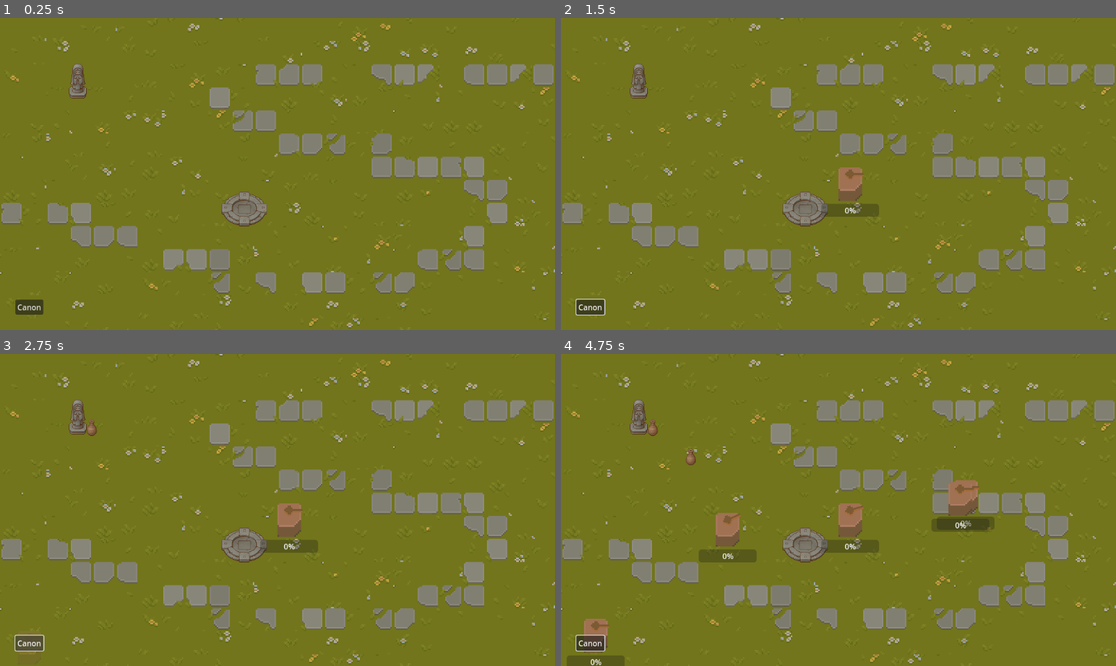
Above: before the commit, frames 1-4 (two rows, left to right).
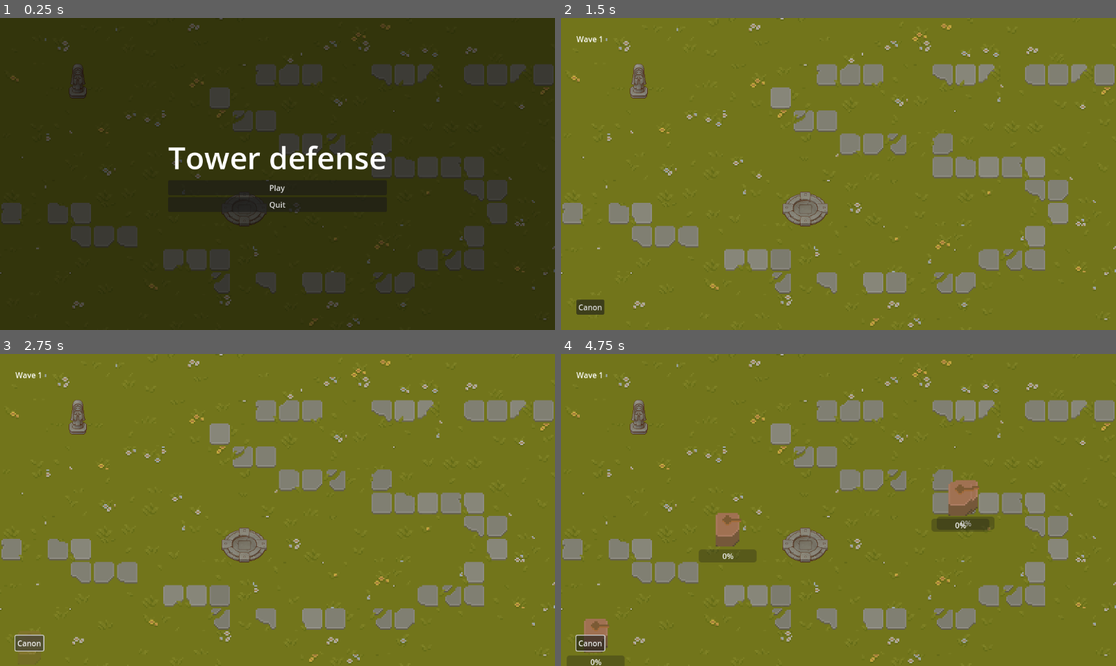
Above: after the commit, the same moments.

Repository: Kinsteen/tower-defense
Game: Godot game, scene res://Main.tscn
Two runs of this game, one before a commit and one after it. Both use one fixed random seed, a clock stepped at 60 frames per second and the inputs below.
Inputs (mouse positions are in pixels of both pictures, inside the frame that each line leads up to):
- Up to frame 1 (0.25 s): no input
- Up to frame 2 (1.5 s): click (588, 308) at 0.5 s, where only the run before the commit has a clickable "Canon"; click (838, 186) at 1.25 s, where only the run after the commit has a clickable "Play"
- Up to frame 3 (2.75 s): click "Canon" at 2 s
- Up to frame 4 (4.75 s): click "Canon" at 2.75 s; tap Enter at 3.5 s; move the mouse to (960, 494) at 3.52 s; hold Shift 3.53-4.25 s; click (960, 494) at 3.67 s; tap Space at 4.25 s; drag from (727, 525) to (683, 450) at 4.27 s

The runs differ from the first frame. In frame 1, 100% of the frame differs, in the area x 0-100%, y 0-100%; in frame 2, 0.9%; in frame 3, 1.0%; in frame 4, 1.1%.

Commit message:
Add very simple and dirty main menu screen

Diff:
--- /dev/null
+++ b/Main.gd
@@ -0,0 +1,37 @@
+extends Node
+
+@onready var ingame_menu = $CanvasLayer/IngameMenu as Control
+@onready var play_menu = $CanvasLayer/PlayMenu as Control
+@onready var game_scene = $GameScene as Node2D
+@onready var overlay = $CanvasLayer/Overlay
+
+func _ready():
+	Game.pause.connect(_pause)
+	Game.unpause.connect(_unpause)
+	Game.pause.emit()
+
+func _unhandled_key_input(event):
+	if event.is_action_pressed("ui_cancel"):
+		if ingame_menu.visible:
+			Game.pause.emit()
+		else:
+			Game.unpause.emit()
+
+func _pause():
+	ingame_menu.hide()
+	play_menu.show()
+	overlay.show()
+	game_scene.get_tree().paused = true
+
+func _unpause():
+	ingame_menu.show()
+	play_menu.hide()
+	overlay.hide()
+	game_scene.get_tree().paused = false
+
+func _on_play_button_pressed():
+	Game.unpause.emit()
+
+	if not Game.started:
+		Game.started = true
+		Game.wave_number = 1
--- a/Main.tscn
+++ b/Main.tscn
@@ -1,44 +1,29 @@
-[gd_scene load_steps=3 format=3 uid="uid://cstbxmgrc0bhe"]
+[gd_scene load_steps=5 format=3 uid="uid://cstbxmgrc0bhe"]
 
 [ext_resource type="PackedScene" uid="uid://bfoo1xws3rdfg" path="res://scenes/GameScene.tscn" id="1_nrqe5"]
-[ext_resource type="Script" path="res://scripts/GUI.gd" id="1_xyfx5"]
+[ext_resource type="Script" path="res://Main.gd" id="1_wtccw"]
+[ext_resource type="PackedScene" uid="uid://14wbidvbiea3" path="res://scenes/IngameMenu.tscn" id="3_4hcwp"]
+[ext_resource type="PackedScene" uid="uid://os1vttqaqpql" path="res://scenes/PlayMenu.tscn" id="3_uenj2"]
 
 [node name="Main" type="Node"]
+process_mode = 3
+script = ExtResource("1_wtccw")
 
 [node name="CanvasLayer" type="CanvasLayer" parent="."]
-script = ExtResource("1_xyfx5")
 
-[node name="Control" type="Control" parent="CanvasLayer"]
-layout_mode = 3
+[node name="IngameMenu" parent="CanvasLayer" instance=ExtResource("3_4hcwp")]
+
+[node name="Overlay" type="ColorRect" parent="CanvasLayer"]
+modulate = Color(0, 0, 0, 0.54902)
 anchors_preset = 15
 anchor_right = 1.0
 anchor_bottom = 1.0
 grow_horizontal = 2
 grow_vertical = 2
-mouse_filter = 2
 
-[node name="MarginContainer" type="MarginContainer" parent="CanvasLayer/Control"]
-layout_mode = 1
-anchors_preset = 15
-anchor_right = 1.0
-anchor_bottom = 1.0
-grow_horizontal = 2
-grow_vertical = 2
-mouse_filter = 2
-theme_override_constants/margin_left = 32
-theme_override_constants/margin_top = 32
-theme_override_constants/margin_right = 32
-theme_override_constants/margin_bottom = 32
-
-[node name="HBoxContainer" type="HBoxContainer" parent="CanvasLayer/Control/MarginContainer"]
-layout_mode = 2
-size_flags_vertical = 8
-
-[node name="Button" type="Button" parent="CanvasLayer/Control/MarginContainer/HBoxContainer"]
-layout_mode = 2
-mouse_default_cursor_shape = 2
-text = "Canon"
+[node name="PlayMenu" parent="CanvasLayer" instance=ExtResource("3_uenj2")]
 
 [node name="GameScene" parent="." instance=ExtResource("1_nrqe5")]
+process_mode = 1
 
-[connection signal="pressed" from="CanvasLayer/Control/MarginContainer/HBoxContainer/Button" to="CanvasLayer" method="_on_button_pressed"]
+[connection signal="play_button_pressed" from="CanvasLayer/PlayMenu" to="." method="_on_play_button_pressed"]
--- a/prefabs/Canon.gd
+++ b/prefabs/Canon.gd
@@ -35,7 +35,8 @@
 
 	if target != null:
 		var angle_left = $Gun.get_angle_to(target.global_position) # Why global?
-		angle_left = sign(angle_left) * min(abs(angle_left), deg_to_rad(rotate_speed_deg) * delta)
+		var max_speed = deg_to_rad(rotate_speed_deg) * delta
+		angle_left = clampf(angle_left, -max_speed, max_speed)
 		$Gun.rotate(angle_left)
 		_lock_on_target = abs(angle_left) < deg_to_rad(rotate_speed_deg) * delta
 	else:
--- a/prefabs/EnemySpawner.gd
+++ b/prefabs/EnemySpawner.gd
@@ -2,13 +2,19 @@
 
 @export var ENEMY_SCENE : PackedScene = null
 @export var GOAL : Node2D = null
+@export var wave_data: WaveData
+@onready var timer = $Timer as Timer
 
 func _ready():
 	assert(ENEMY_SCENE != null)
 	assert(GOAL != null)
-	$Timer.start(2)
+	Game.started_signal.connect(func(old, new):
+		if new:
+			timer.start(randf_range(wave_data.minimum_spawn_delay, wave_data.maximum_spawn_delay))
+	)
 
 func _on_timer_timeout():
+	timer.start(randf_range(wave_data.minimum_spawn_delay, wave_data.maximum_spawn_delay))
 	var enemy_entity = ENEMY_SCENE.instantiate()
 
 	enemy_entity.HP = 30
--- a/prefabs/EnemySpawner.tscn
+++ b/prefabs/EnemySpawner.tscn
@@ -1,13 +1,15 @@
-[gd_scene load_steps=3 format=3 uid="uid://du74pr5a0rqm"]
+[gd_scene load_steps=4 format=3 uid="uid://du74pr5a0rqm"]
 
 [ext_resource type="Texture2D" uid="uid://x2giw2kavaqu" path="res://textures/props.png" id="1_mljlm"]
 [ext_resource type="Script" path="res://prefabs/EnemySpawner.gd" id="2_irint"]
+[ext_resource type="Resource" uid="uid://dirg0r2o3sek3" path="res://resources/Wave1.tres" id="3_7xcxx"]
 
 [node name="EnemySpawner" type="Sprite2D"]
 texture = ExtResource("1_mljlm")
 region_enabled = true
 region_rect = Rect2(440, 16, 48, 80)
 script = ExtResource("2_irint")
+wave_data = ExtResource("3_7xcxx")
 
 [node name="Timer" type="Timer" parent="."]
 
--- a/project.godot
+++ b/project.godot
@@ -18,6 +18,7 @@
 [autoload]
 
 GuiEvents="*res://scripts/GUIEvents.gd"
+Game="*res://scripts/Game.gd"
 
 [editor_plugins]
 
--- /dev/null
+++ b/resources/Wave1.tres
@@ -0,0 +1,9 @@
+[gd_resource type="Resource" script_class="WaveData" load_steps=2 format=3 uid="uid://dirg0r2o3sek3"]
+
+[ext_resource type="Script" path="res://resources/WaveData.gd" id="1_6x2pg"]
+
+[resource]
+script = ExtResource("1_6x2pg")
+number_enemies = 10
+minimum_spawn_delay = 1.0
+maximum_spawn_delay = 5.0
--- /dev/null
+++ b/resources/WaveData.gd
@@ -0,0 +1,5 @@
+class_name WaveData extends Resource
+
+@export var number_enemies: int
+@export var minimum_spawn_delay: float
+@export var maximum_spawn_delay: float
--- /dev/null
+++ b/scenes/IngameMenu.gd
@@ -0,0 +1,12 @@
+extends Control
+
+@onready var wave_label = $MarginContainer/HBoxContainer2/WaveLabel
+
+func _ready():
+	Game.wave_number_signal.connect(_wave_signal)
+
+func _on_button_pressed():
+	GuiEvents.create_canon.emit()
+
+func _wave_signal(old: int, new: int):
+	wave_label.text = "Wave " + str(new)
--- /dev/null
+++ b/scenes/IngameMenu.tscn
@@ -0,0 +1,45 @@
+[gd_scene load_steps=2 format=3 uid="uid://14wbidvbiea3"]
+
+[ext_resource type="Script" path="res://scenes/IngameMenu.gd" id="1_nqv1h"]
+
+[node name="IngameMenu" type="Control"]
+layout_mode = 3
+anchors_preset = 15
+anchor_right = 1.0
+anchor_bottom = 1.0
+grow_horizontal = 2
+grow_vertical = 2
+mouse_filter = 2
+script = ExtResource("1_nqv1h")
+
+[node name="MarginContainer" type="MarginContainer" parent="."]
+layout_mode = 1
+anchors_preset = 15
+anchor_right = 1.0
+anchor_bottom = 1.0
+grow_horizontal = 2
+grow_vertical = 2
+mouse_filter = 2
+theme_override_constants/margin_left = 32
+theme_override_constants/margin_top = 32
+theme_override_constants/margin_right = 32
+theme_override_constants/margin_bottom = 32
+
+[node name="HBoxContainer" type="HBoxContainer" parent="MarginContainer"]
+layout_mode = 2
+size_flags_vertical = 8
+
+[node name="Button" type="Button" parent="MarginContainer/HBoxContainer"]
+layout_mode = 2
+mouse_default_cursor_shape = 2
+text = "Canon"
+
+[node name="HBoxContainer2" type="HBoxContainer" parent="MarginContainer"]
+layout_mode = 2
+size_flags_vertical = 0
+
+[node name="WaveLabel" type="Label" parent="MarginContainer/HBoxContainer2"]
+layout_mode = 2
+text = "Wave: 0"
+
+[connection signal="pressed" from="MarginContainer/HBoxContainer/Button" to="." method="_on_button_pressed"]
--- /dev/null
+++ b/scenes/PlayMenu.gd
@@ -0,0 +1,21 @@
+extends Control
+
+signal play_button_pressed
+signal quit_button_pressed
+
+# Called when the node enters the scene tree for the first time.
+func _ready():
+	pass # Replace with function body.
+
+
+# Called every frame. 'delta' is the elapsed time since the previous frame.
+func _process(delta):
+	pass
+
+
+func _on_play_button_pressed():
+	play_button_pressed.emit()
+
+
+func _on_quit_button_pressed():
+	Game.quit()
--- /dev/null
+++ b/scenes/PlayMenu.tscn
@@ -0,0 +1,48 @@
+[gd_scene load_steps=3 format=3 uid="uid://os1vttqaqpql"]
+
+[ext_resource type="Script" path="res://scenes/PlayMenu.gd" id="1_byi28"]
+
+[sub_resource type="LabelSettings" id="LabelSettings_vdvc4"]
+font_size = 64
+
+[node name="Control" type="Control"]
+layout_mode = 3
+anchors_preset = 15
+anchor_right = 1.0
+anchor_bottom = 1.0
+grow_horizontal = 2
+grow_vertical = 2
+mouse_filter = 2
+script = ExtResource("1_byi28")
+
+[node name="VBoxContainer" type="VBoxContainer" parent="."]
+layout_mode = 1
+anchors_preset = 8
+anchor_left = 0.5
+anchor_top = 0.5
+anchor_right = 0.5
+anchor_bottom = 0.5
+offset_left = -57.0
+offset_top = -20.0
+offset_right = 57.0
+offset_bottom = 20.0
+grow_horizontal = 2
+grow_vertical = 2
+
+[node name="Label" type="Label" parent="VBoxContainer"]
+layout_mode = 2
+text = "Tower defense"
+label_settings = SubResource("LabelSettings_vdvc4")
+horizontal_alignment = 1
+vertical_alignment = 1
+
+[node name="PlayButton" type="Button" parent="VBoxContainer"]
+layout_mode = 2
+text = "Play"
+
+[node name="QuitButton" type="Button" parent="VBoxContainer"]
+layout_mode = 2
+text = "Quit"
+
+[connection signal="pressed" from="VBoxContainer/PlayButton" to="." method="_on_play_button_pressed"]
+[connection signal="pressed" from="VBoxContainer/QuitButton" to="." method="_on_quit_button_pressed"]
--- a/scripts/GUI.gd
+++ /dev/null
@@ -1,4 +0,0 @@
-extends CanvasLayer
-
-func _on_button_pressed():
-	GuiEvents.create_canon.emit()
--- /dev/null
+++ b/scripts/Game.gd
@@ -0,0 +1,21 @@
+extends Node
+
+signal pause
+signal unpause
+signal started_signal(old, new)
+signal wave_number_signal(old, new)
+
+var started: bool = false:
+	set(new):
+		if started != new:
+			started_signal.emit(started, new)
+		started = new
+
+var wave_number: int = 0:
+	set(new):
+		if wave_number != new:
+			wave_number_signal.emit(started, new)
+		wave_number = new
+
+func quit():
+	get_tree().quit()
